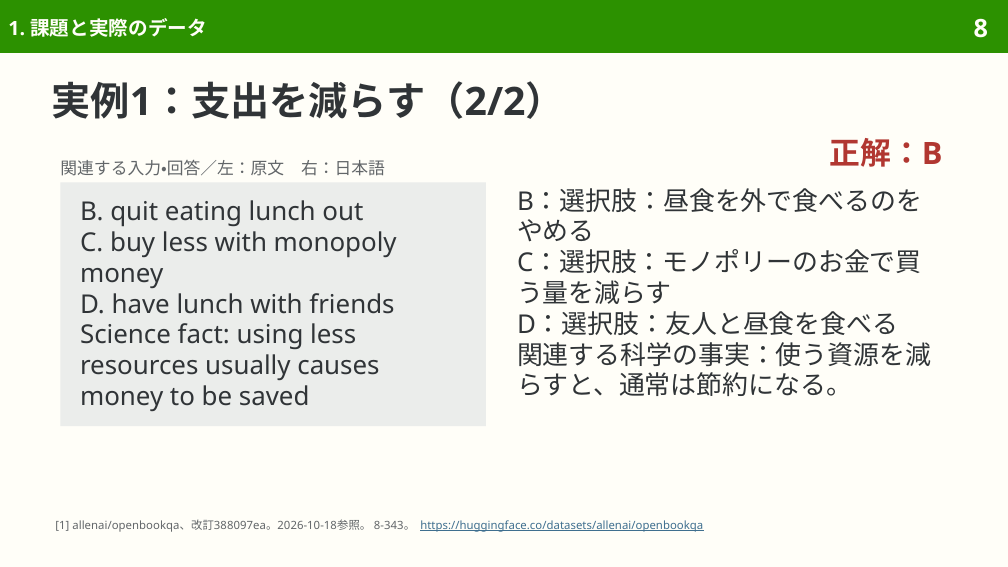
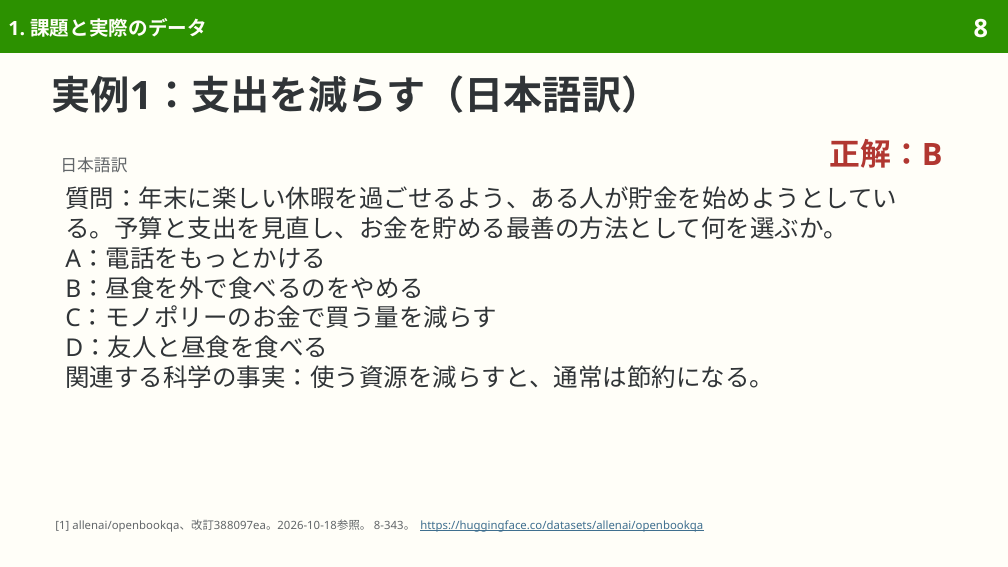
Before and after one commit to sasakiy84/datasets-in-10-minutes, a slide deck: slide 8 of slides/datasets-in-10-minutes-openbookqa.pptx. Drawn at 1008x567 pixels with LibreOffice and Linux fonts; fonts in the diff are those of the drawing. Boxes give left, top, right and bottom in pixels: in the first picture for what was removed or moved away, otherwise in the second. Text is boxed around its words. In the diff, an @@ line names an element or a change of style, - is before the commit and + after.

```diff
--- a/slides/datasets-in-10-minutes-openbookqa.pptx
+++ b/slides/datasets-in-10-minutes-openbookqa.pptx
@@ title at (52, 75, 661, 113): text changed @@
-実例1：支出を減らす（2/2）
+実例1：支出を減らす（日本語訳）
@@ text removed at (60, 160, 385, 176) @@
-関連する入力・回答／左：原文 右：日本語
@@ text added at (60, 157, 127, 173), 12 pt, text #626669 @@
+日本語訳
@@ rectangle removed at (60, 182, 486, 426) @@
-B. quit eating lunch out
-C. buy less with monopoly money
-D. have lunch with friends
-Science fact: using less resources usually causes money to be saved
@@ text at (65, 186, 897, 358): text changed; size 18.5 to 17.5 pt @@
-B：選択肢：昼食を外で食べるのをやめる
-C：選択肢：モノポリーのお金で買う量を減らす
-D：選択肢：友人と昼食を食べる
+質問：年末に楽しい休暇を過ごせるよう、ある人が貯金を始めようとしている。予算と支出を見直し、お金を貯める最善の方法として何を選ぶか。
+A：電話をもっとかける
+B：昼食を外で食べるのをやめる
+C：モノポリーのお金で買う量を減らす
+D：友人と昼食を食べる
@@ text "質問：年末に楽しい休暇を過ごせるよう、ある人が貯金を始めようとしている。予算と支出を見直し、お金を貯める最善の方法として ...": place and size @@
-text "質問：年末に楽しい休暇を過ごせるよう、ある人が貯金を始めようとしている。予算と支出を見直し、お金を貯める最善の方法として ..." at (517, 188, 931, 396)
+text "質問：年末に楽しい休暇を過ごせるよう、ある人が貯金を始めようとしている。予算と支出を見直し、お金を貯める最善の方法として ..." at (65, 186, 897, 388)
@@ text at (65, 365, 774, 388): size 18.5 to 17.5 pt in "関連する科学の事実：使う資源を減らすと、通常は節約になる。"; line spacing 22pt to 21.4pt @@
```
Also in this commit, not shown: 12 other slides changed, 5 slides removed, 9 other files.
